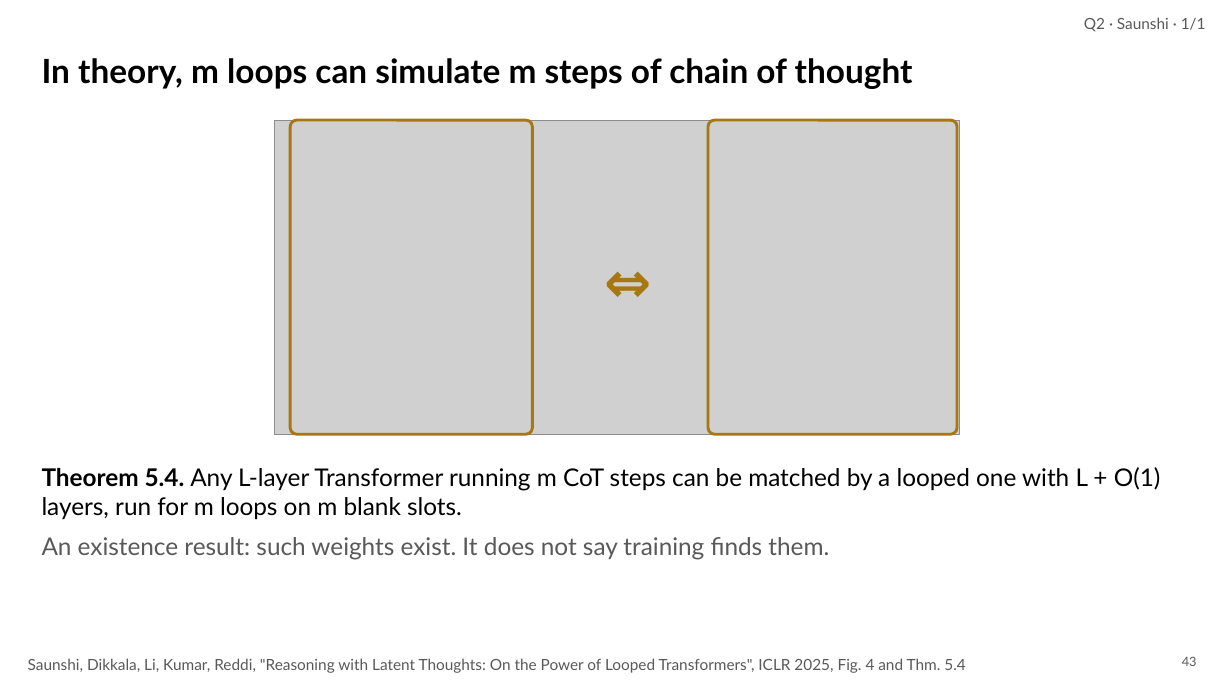
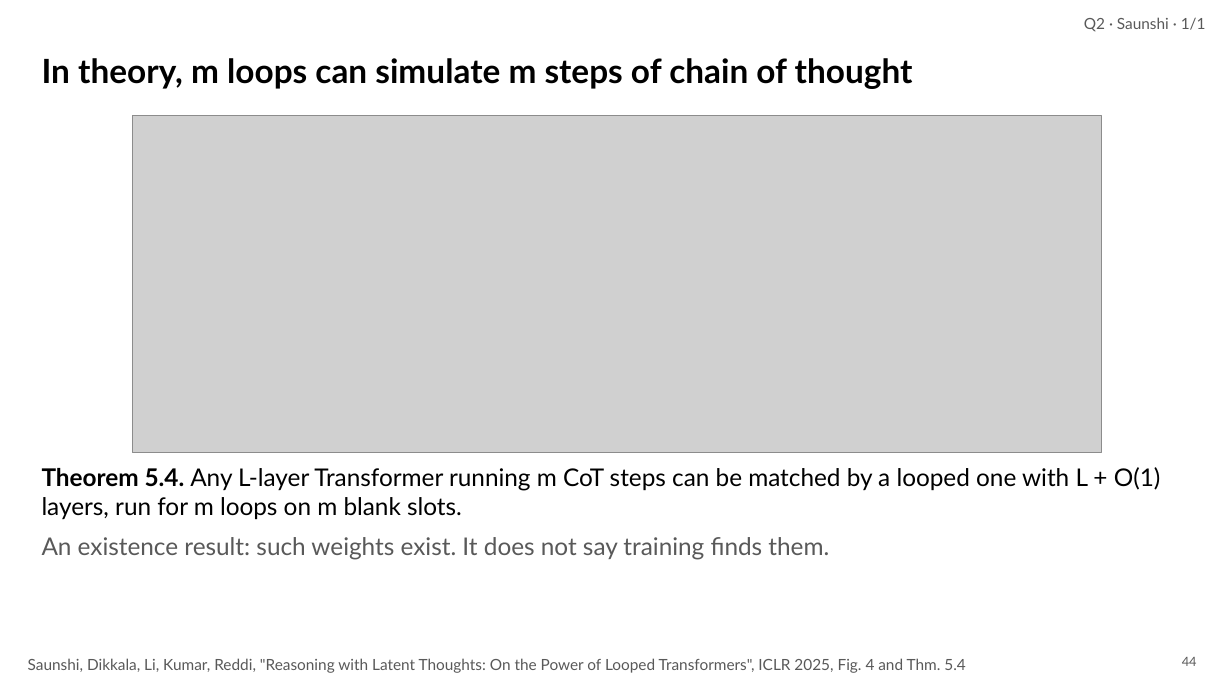
Before and after one commit to irregular6612/agi-hw2, a slide deck: slide 44 of build/out/looped-transformers.pptx (slide 43 before the commit). Drawn at 1232x693 pixels with LibreOffice and Linux fonts; fonts in the diff are those of the drawing; grey boxes stand for pictures. Boxes give left, top, right and bottom in pixels: in the first picture for what was removed or moved away, otherwise in the second. Text is boxed around its words. In the diff, an @@ line names an element or a change of style, - is before the commit and + after.

```diff
--- a/build/out/looped-transformers.pptx
+++ b/build/out/looped-transformers.pptx
@@ picture: place and size @@
-picture at (274,120,959,434)
+picture at (132,116,1102,453)
@@ rounded rectangle removed at (290,120,532,434) @@
@@ rounded rectangle removed at (708,120,957,434) @@
@@ text removed at (582,246,675,320) @@
-⇔
@@ page number at (1182,657,1197,666): text changed @@
-43
+44
```
Also in this commit, not shown: 28 other slides changed, 9 slides added, 35 slides removed, 13 other files.
